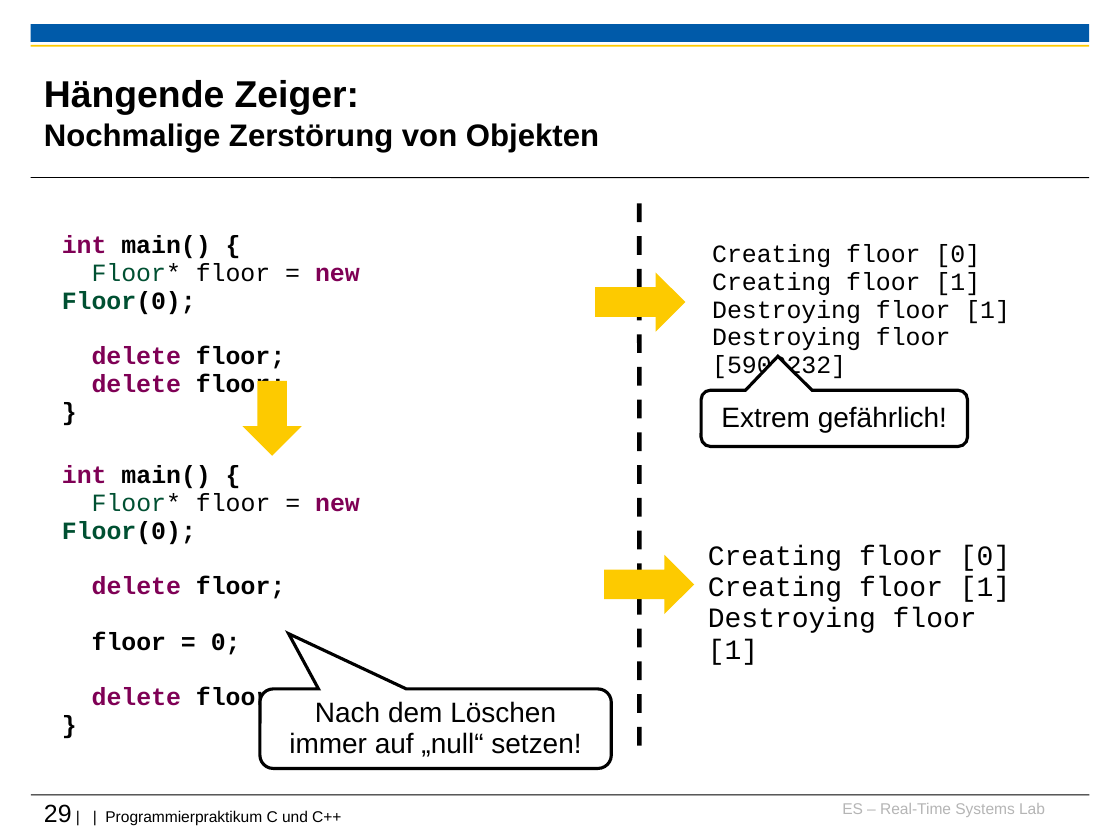
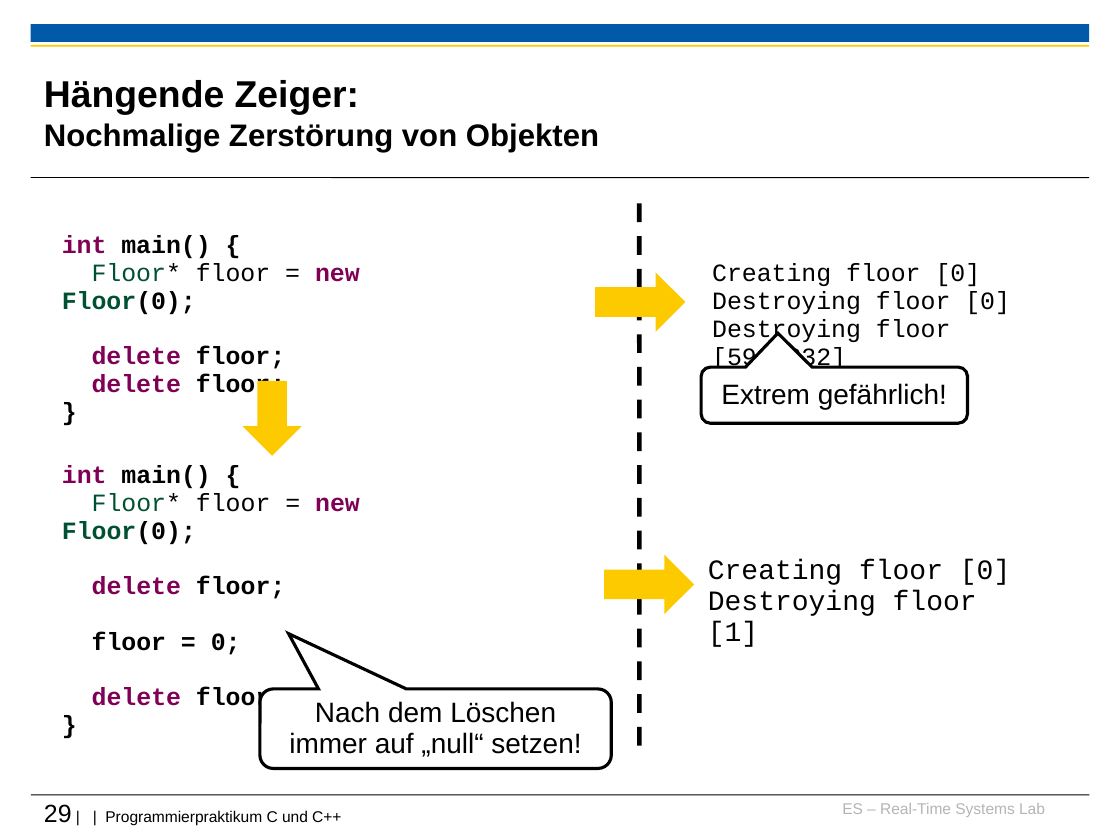
Before and after one commit to h82k/tud-cppp, a slide deck: slide 29 of Vorlesung/2 Speicherverwaltung_F36.ppt. Drawn at 1120x840 pixels with LibreOffice and Linux fonts; fonts in the diff are those of the drawing; background and template pictures are left out. Boxes give left, top, right and bottom in pixels: in the first picture for what was removed or moved away, otherwise in the second. Text is boxed around its words. In the diff, an @@ line names an element or a change of style, - is before the commit and + after.

Commit message:
Corrected error in slides

```diff
--- a/Vorlesung/2 Speicherverwaltung_F36.ppt
+++ b/Vorlesung/2 Speicherverwaltung_F36.ppt
@@ text "Creating floor [0]" moved from (x1=712, y1=244, x2=1010, y2=381) to (x1=712, y1=263, x2=1010, y2=369) @@
@@ text at (x1=712, y1=291, x2=1010, y2=314): text changed @@
-Creating floor [1]
-Destroying floor [1]
+Destroying floor [0]
@@ rounded speech box "Extrem gefährlich!" moved from (x1=701, y1=390, x2=968, y2=446) to (x1=701, y1=367, x2=968, y2=423) @@
@@ text "Creating floor [0]" moved from (x1=708, y1=545, x2=1010, y2=665) to (x1=708, y1=559, x2=1010, y2=647) @@
@@ text at (x1=708, y1=576, x2=1010, y2=602): paragraph removed @@
-Creating floor [1]
```
